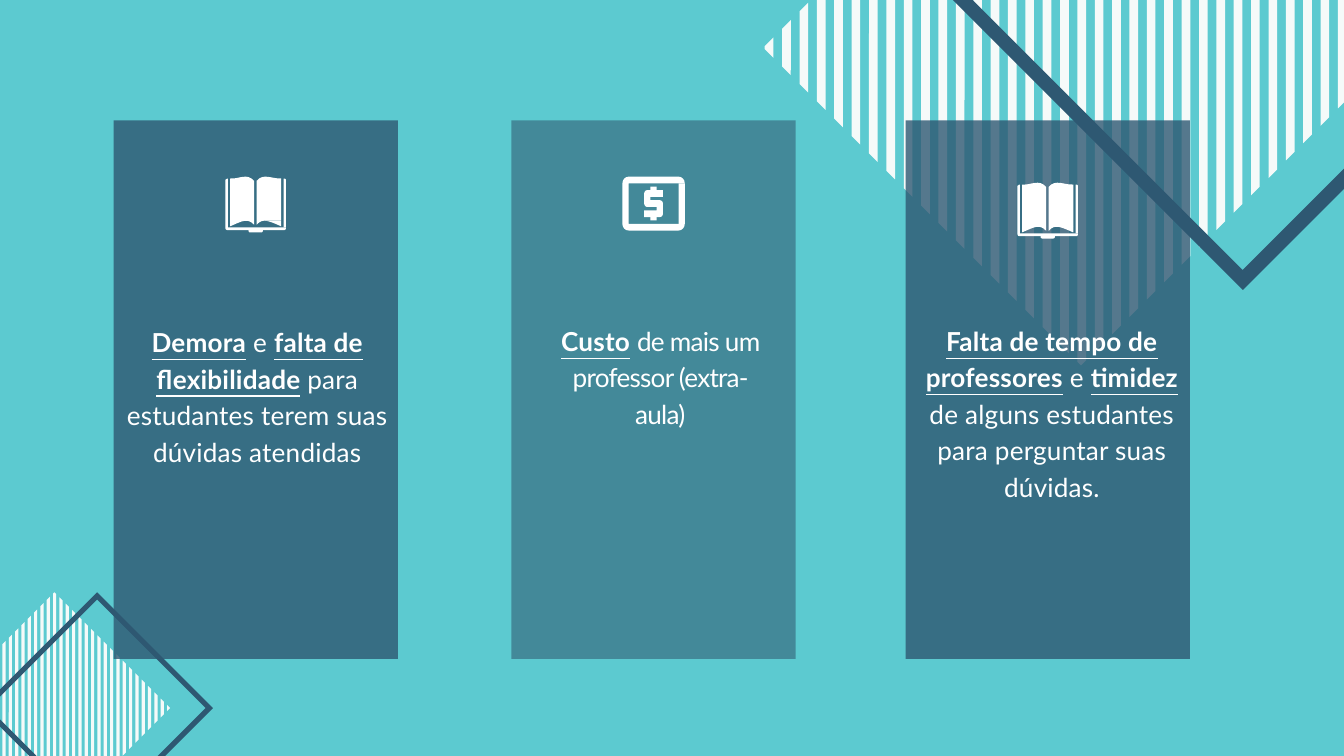
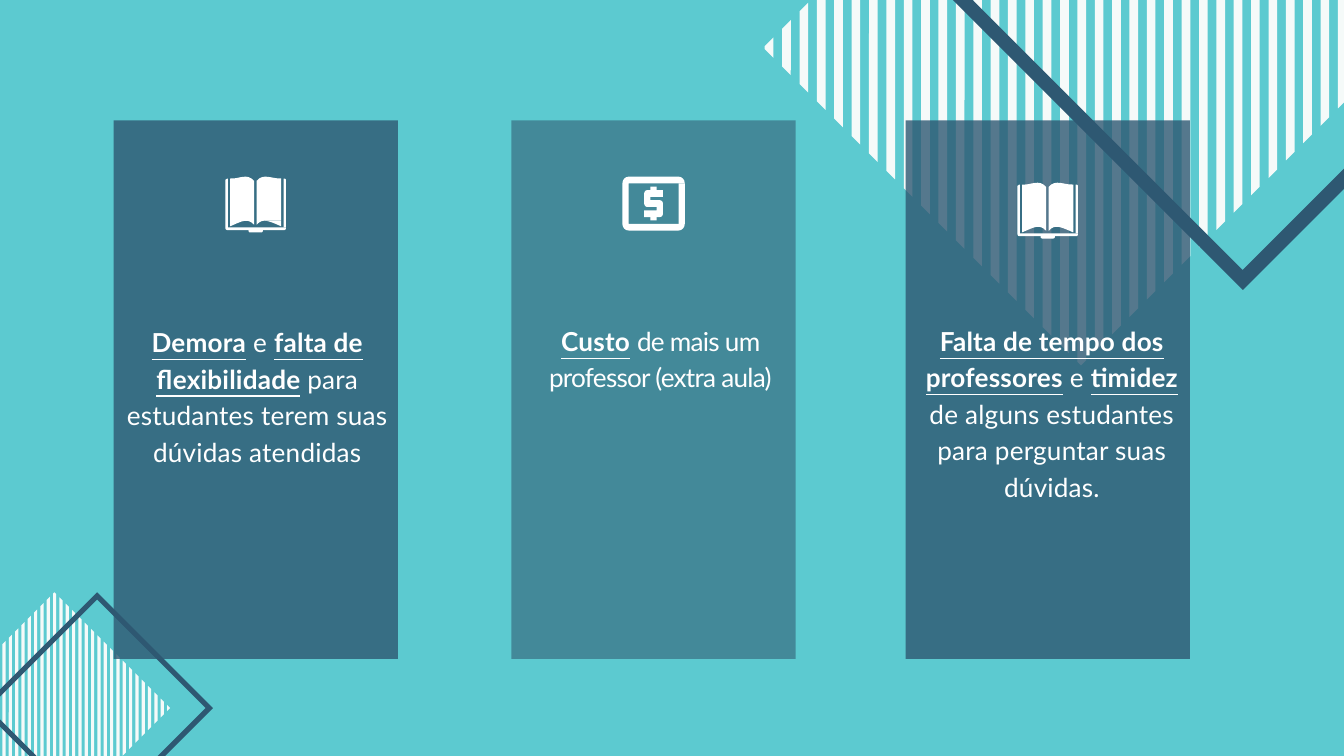
Before and after one commit to hideware/projects-hideware, a slide deck: slide 3 of PitchHW.pptx. Drawn at 1344x756 pixels with LibreOffice and Linux fonts; fonts in the diff are those of the drawing. Boxes give left, top, right and bottom in pixels: in the first picture for what was removed or moved away, otherwise in the second. Text is boxed around its words. In the diff, an @@ line names an element or a change of style, - is before the commit and + after.

```diff
--- a/PitchHW.pptx
+++ b/PitchHW.pptx
@@ text at (549,331,771,392): text changed @@
-Custo de mais um professor (extra-aula)
+Custo de mais um professor (extra aula)
@@ text at (926,331,1178,497): text changed @@
-Falta de tempo de professores e timidez de alguns estudantes para perguntar suas dúvidas.
+Falta de tempo dos professores e timidez de alguns estudantes para perguntar suas dúvidas.
```
Also in this commit, not shown: 3 other slides changed, 1 other file.
